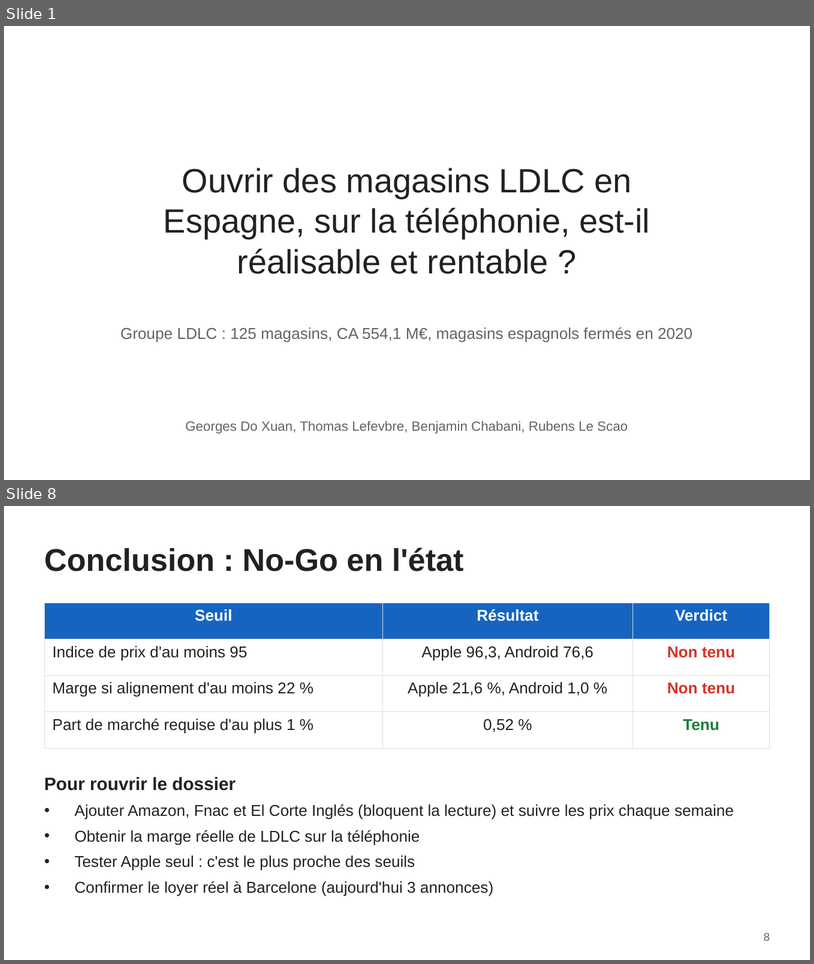
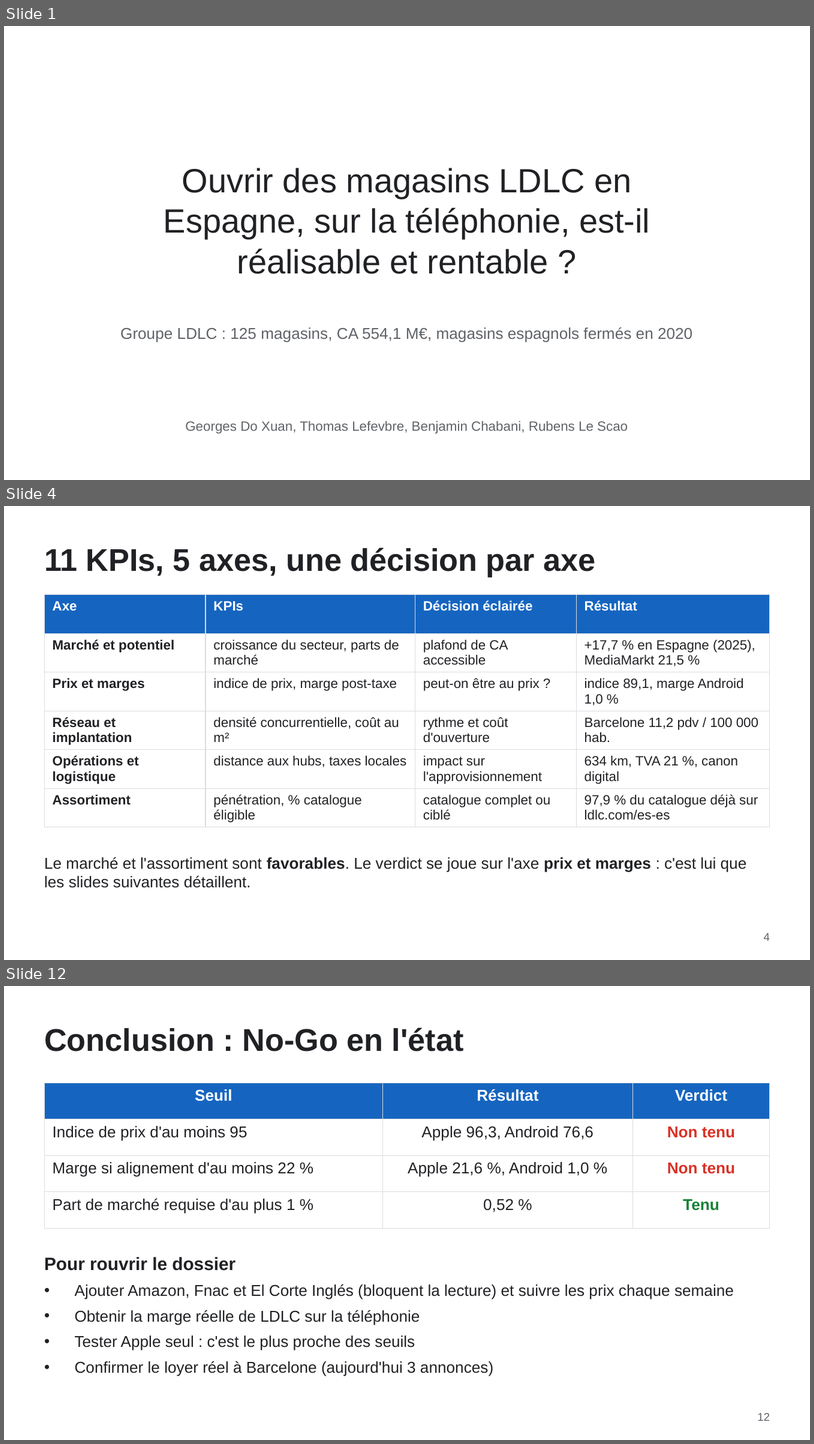
Before and after one commit to Chab-algo/LDLC-data, a slide deck: slides/LDLC_Espagne_Comex.pptx. Shown one above the other, each under a label of ours: slides 1 and 8 before the commit, slides 1, 4 and 12 after it; the slides between them are not shown. The pictures are 814x964 and 814x1444 pixels, drawn with LibreOffice and Linux fonts; fonts in the diff are those of the drawing. Boxes give left, top, right and bottom in pixels: in the first picture for what was removed or moved away, otherwise in the second. Text is boxed around its words. In the diff, an @@ line names an element or a change of style, - is before the commit and + after.

Commit message:
Deck Comex : slides sources, modèle en étoile, KPIs et synthèse IA (12 slides) ; docs/soutenance.md

```diff
--- a/slides/LDLC_Espagne_Comex.pptx
+++ b/slides/LDLC_Espagne_Comex.pptx
@@ slide 4 added at (4, 506, 810, 960), background #FFFFFF @@
@@ title added at (44, 547, 596, 577), 28 pt, text #202124, bold @@
+11 KPIs, 5 axes, une décision par axe
@@ table added at (44, 595, 770, 825), 6 rows, 4 columns @@
+Axe | KPIs | Décision éclairée | Résultat
+Marché et potentiel | croissance du secteur, parts de marché | plafond de CA accessible | +17,7 % en Espagne (2025), MediaMarkt 21,5 %
+Prix et marges | indice de prix, marge post-taxe | peut-on être au prix ? | indice 89,1, marge Android 1,0 %
+Réseau et implantation | densité concurrentielle, coût au m² | rythme et coût d'ouverture | Barcelone 11,2 pdv / 100 000 hab.
+Opérations et logistique | distance aux hubs, taxes locales | impact sur l'approvisionnement | 634 km, TVA 21 %, canon digital
+Assortiment | pénétration, % catalogue éligible | catalogue complet ou ciblé | 97,9 % du catalogue déjà sur ldlc.com/es-es
@@ text added at (44, 856, 747, 888), 14 pt, text #202124 @@
+Le marché et l'assortiment sont favorables. Le verdict se joue sur l'axe prix et marges : c'est lui que les slides suivantes détaillent.
@@ page number added at (764, 933, 770, 940), 10 pt, text #5F6368 @@
+4
@@ what was slide 8 is now slide 12 @@
@@ page number at (758, 1413, 770, 1420): text changed @@
-8
+12
```
Also in this commit, not shown: 6 slides changed, 3 other slides added, 2 other files.
